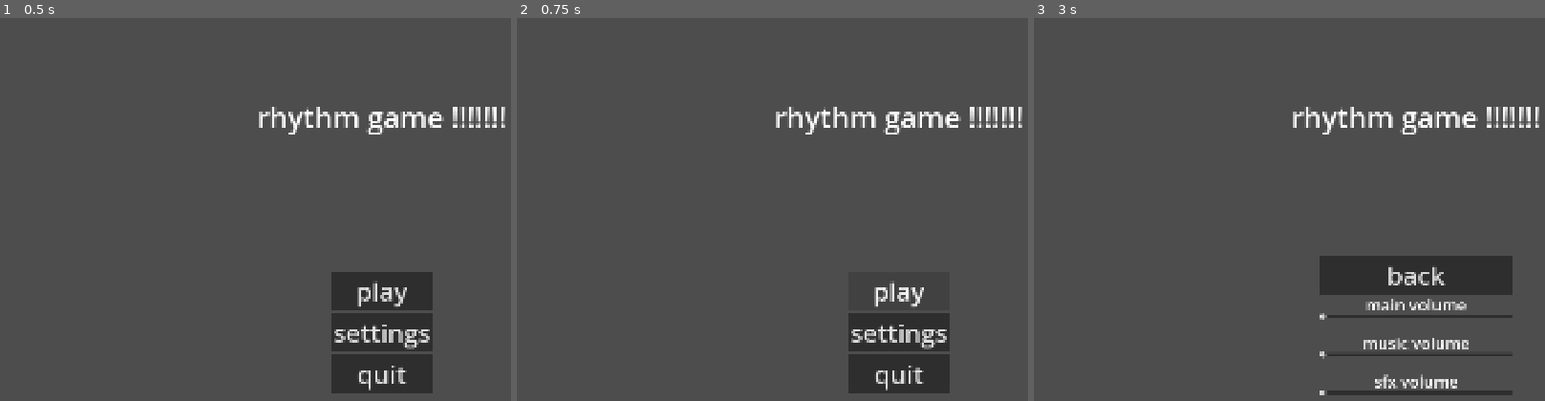
Above: before the commit, frames 1-3 (left to right).
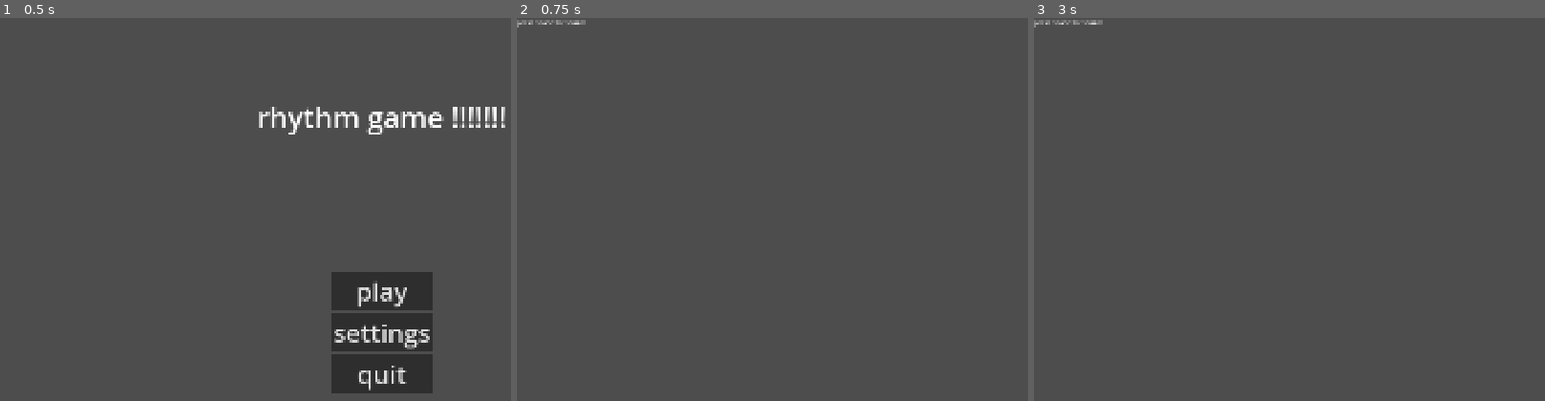
Above: after the commit, the same moments.

Repository: phantypengy/spruce-game
Game: Godot game, scene res://scenes/main_menu.tscn
Same seed, same stepped clock (60 frames per second), same inputs: the game is played once before the commit and once after it.
Inputs (mouse positions are in pixels of both pictures, inside the frame that each line leads up to):
- Up to frame 1 (0.5 s): no input
- Up to frame 2 (0.75 s): click "play" at 0.5 s
- Up to frame 3 (3 s): click (1417, 289) at 1.25 s, where only the run before the commit has a clickable "play"; click (1417, 289) at 2 s, where only the run before the commit has a clickable "play"; click (1417, 332) at 2.75 s, where only the run before the commit has a clickable "settings"

Frame 1 is identical in both runs. In frame 2, 5.4% of the frame differs, in the area x 0-99%, y 0-99%; in frame 3, 7.0%.

Commit message:
test: audio on keypress

Diff:
--- a/project.godot
+++ b/project.godot
@@ -25,6 +25,14 @@
 window/size/viewport_height=1080
 window/stretch/mode="canvas_items"
 
+[input]
+
+space={
+"deadzone": 0.2,
+"events": [Object(InputEventKey,"resource_local_to_scene":false,"resource_name":"","device":-1,"window_id":0,"alt_pressed":false,"shift_pressed":false,"ctrl_pressed":false,"meta_pressed":false,"pressed":false,"keycode":0,"physical_keycode":32,"key_label":0,"unicode":32,"location":0,"echo":false,"script":null)
+]
+}
+
 [physics]
 
 3d/physics_engine="Jolt Physics"
--- a/scenes/main_menu.tscn
+++ b/scenes/main_menu.tscn
@@ -99,11 +99,12 @@
 text = "sfx volume"
 horizontal_alignment = 1
 
+[connection signal="pressed" from="CenterContainer/MainButtons/play" to="." method="_on_play_pressed"]
 [connection signal="pressed" from="CenterContainer/MainButtons/settings" to="." method="_on_settings_pressed"]
 [connection signal="pressed" from="CenterContainer/MainButtons/quit" to="." method="_on_quit_pressed"]
 [connection signal="pressed" from="CenterContainer/SettingsMenu/back" to="." method="_on_back_pressed"]
 [connection signal="value_changed" from="CenterContainer/SettingsMenu/mainvolslider" to="." method="_on_mainvolslider_value_changed"]
+[connection signal="value_changed" from="CenterContainer/SettingsMenu/musicvolslider" to="." method="_on_musicvolslider_value_changed"]
 [connection signal="value_changed" from="CenterContainer/SettingsMenu/musicvolslider" to="." method="_on_mainvolslider_value_changed"]
-[connection signal="value_changed" from="CenterContainer/SettingsMenu/musicvolslider" to="." method="_on_musicvolslider_value_changed"]
 [connection signal="value_changed" from="CenterContainer/SettingsMenu/sfxvolslider" to="." method="_on_sfxvolslider_value_changed"]
 [connection signal="value_changed" from="CenterContainer/SettingsMenu/sfxvolslider" to="." method="_on_mainvolslider_value_changed"]
--- /dev/null
+++ b/scenes/test.tscn
@@ -0,0 +1,15 @@
+[gd_scene format=3 uid="uid://s3okgc252oss"]
+
+[ext_resource type="Script" uid="uid://c8chce1k41up8" path="res://scripts/test.gd" id="1_bl13t"]
+[ext_resource type="AudioStream" uid="uid://bvweaot3eeih" path="res://07.mp3" id="2_bl13t"]
+
+[node name="testing_area" type="Node2D" unique_id=1379335732]
+script = ExtResource("1_bl13t")
+
+[node name="AudioStreamPlayer2D" type="AudioStreamPlayer2D" parent="." unique_id=1566174457]
+stream = ExtResource("2_bl13t")
+
+[node name="Label" type="Label" parent="." unique_id=1229749885]
+offset_right = 40.0
+offset_bottom = 23.0
+text = "press space for sound"
--- a/scripts/main_menu.gd
+++ b/scripts/main_menu.gd
@@ -4,11 +4,6 @@
 # Called when the node enters the scene tree for the first time.
 func _ready() -> void:
 	pass # Replace with function body.
-
-
-# Called every frame. 'delta' is the elapsed time since the previous frame.
-func _process(delta: float) -> void:
-	pass
 
 
 func _on_quit_pressed() -> void:
@@ -36,3 +31,7 @@
 
 func _on_sfxvolslider_value_changed(value: float) -> void:
 	AudioServer.set_bus_volume_linear(AudioServer.get_bus_index("SFX"), value)
+
+
+func _on_play_pressed() -> void:
+	get_tree().change_scene_to_file("res://scenes/test.tscn")
--- /dev/null
+++ b/scripts/test.gd
@@ -0,0 +1,13 @@
+extends Node2D
+
+var playSound = preload("res://07.mp3")
+# Called when the node enters the scene tree for the first time.
+func _ready() -> void:
+	print("HI")
+
+
+# Called every frame. 'delta' is the elapsed time since the previous frame.
+func _process(delta: float) -> void:
+	if (!$AudioStreamPlayer2D.is_playing() && Input.is_action_just_pressed("space")):
+		$AudioStreamPlayer2D.stream = playSound
+		$AudioStreamPlayer2D.play()
Not shown, added: 07.mp3.import
Not shown, added: scripts/test.gd.uid
Not shown, added: 07.mp3
